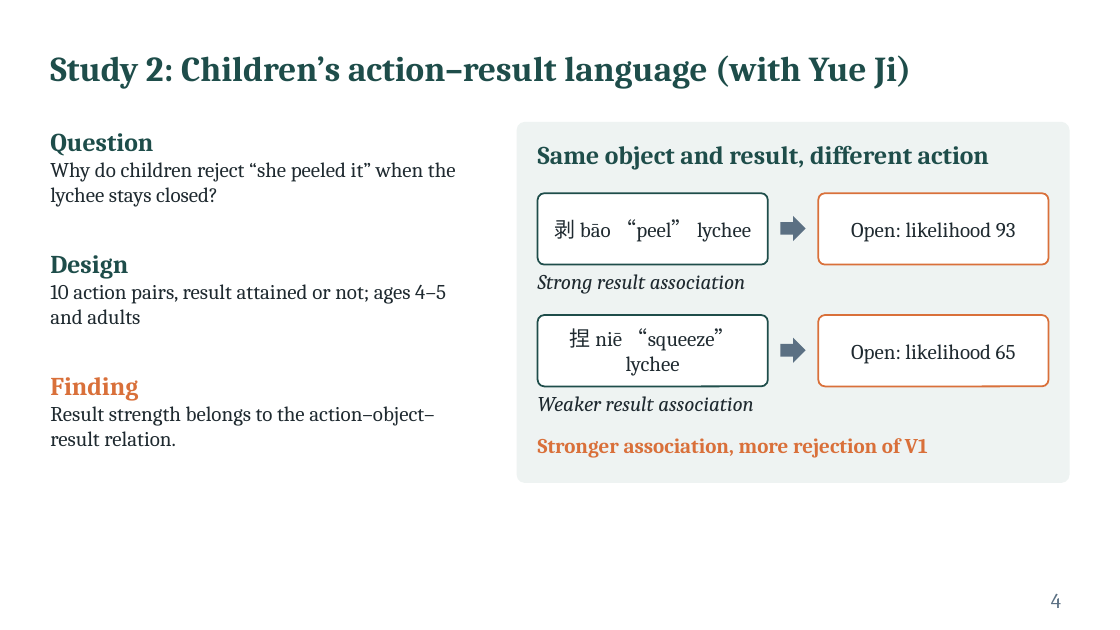
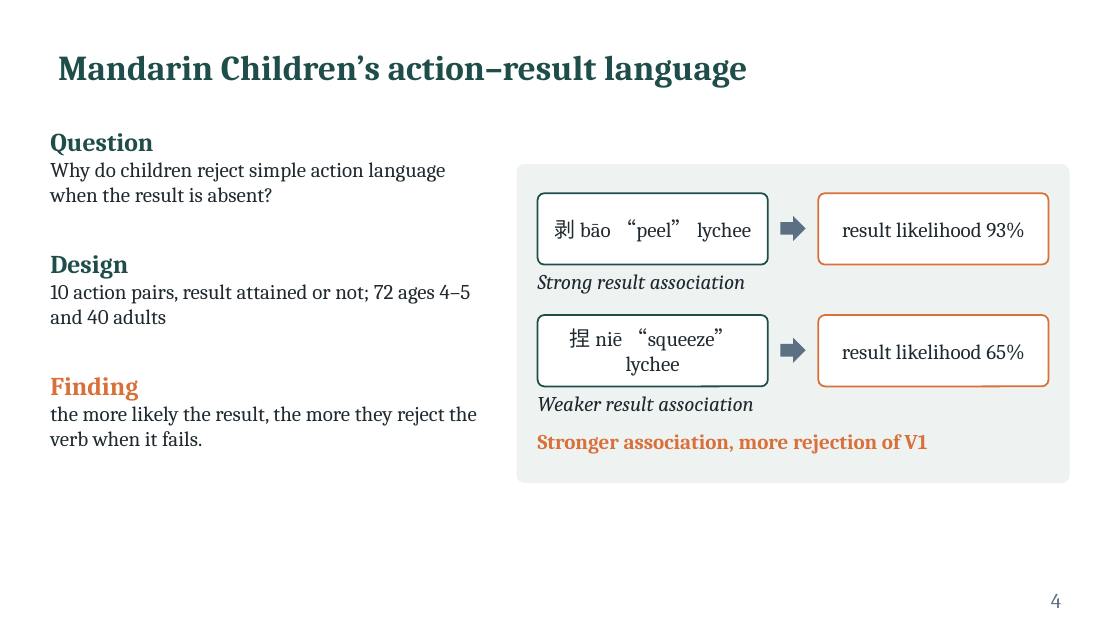
Before and after one commit to xtaoliu/claude, a slide deck: slide 4 of Liu_postdoc_interview_talk.pptx. Drawn at 1120x630 pixels with LibreOffice and Linux fonts; fonts in the diff are those of the drawing. Boxes give left, top, right and bottom in pixels: in the first picture for what was removed or moved away, otherwise in the second. Text is boxed around its words. In the diff, an @@ line names an element or a change of style, - is before the commit and + after.

```diff
--- a/Liu_postdoc_interview_talk.pptx
+++ b/Liu_postdoc_interview_talk.pptx
@@ title at box(58, 55, 747, 87): text changed @@
-Study 2: Children’s action–result language (with Yue Ji)
+Mandarin Children’s action–result language
@@ text removed at box(538, 146, 989, 169) @@
-Same object and result, different action
@@ text at box(50, 162, 445, 202): text changed @@
-Why do children reject “she peeled it” when the lychee stays closed?
+Why do children reject simple action language when the result is absent?
@@ rounded rectangle: place and size @@
-rounded rectangle at box(517, 122, 1070, 483)
+rounded rectangle at box(517, 164, 1070, 483)
@@ text at box(842, 222, 1024, 238): text changed @@
-Open: likelihood 93
+result likelihood 93%
@@ text at box(50, 284, 471, 325): text changed @@
-10 action pairs, result attained or not; ages 4–5 and adults
+10 action pairs, result attained or not; 72 ages 4–5 and 40 adults
@@ text at box(842, 344, 1025, 360): text changed @@
-Open: likelihood 65
+result likelihood 65%
@@ text at box(50, 406, 477, 446): text changed @@
-Result strength belongs to the action–object–result relation.
+the more likely the result, the more they reject the verb when it fails.
@@ text "Stronger association, more rejection of ...": place and size @@
-text "Stronger association, more rejection of ..." at box(538, 438, 928, 458)
+text "Stronger association, more rejection of ..." at box(538, 434, 928, 454)
```
Also in this commit, not shown: 4 other slides changed, 1 slide added, 4 slides removed, 1 other file.
